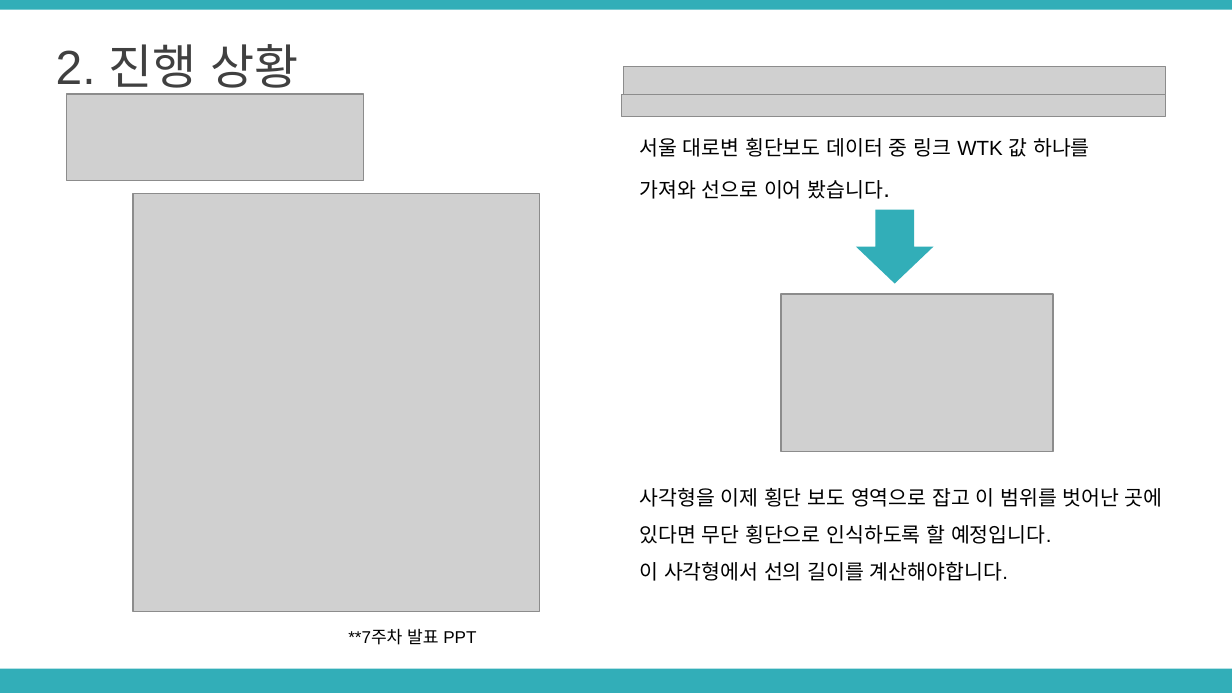
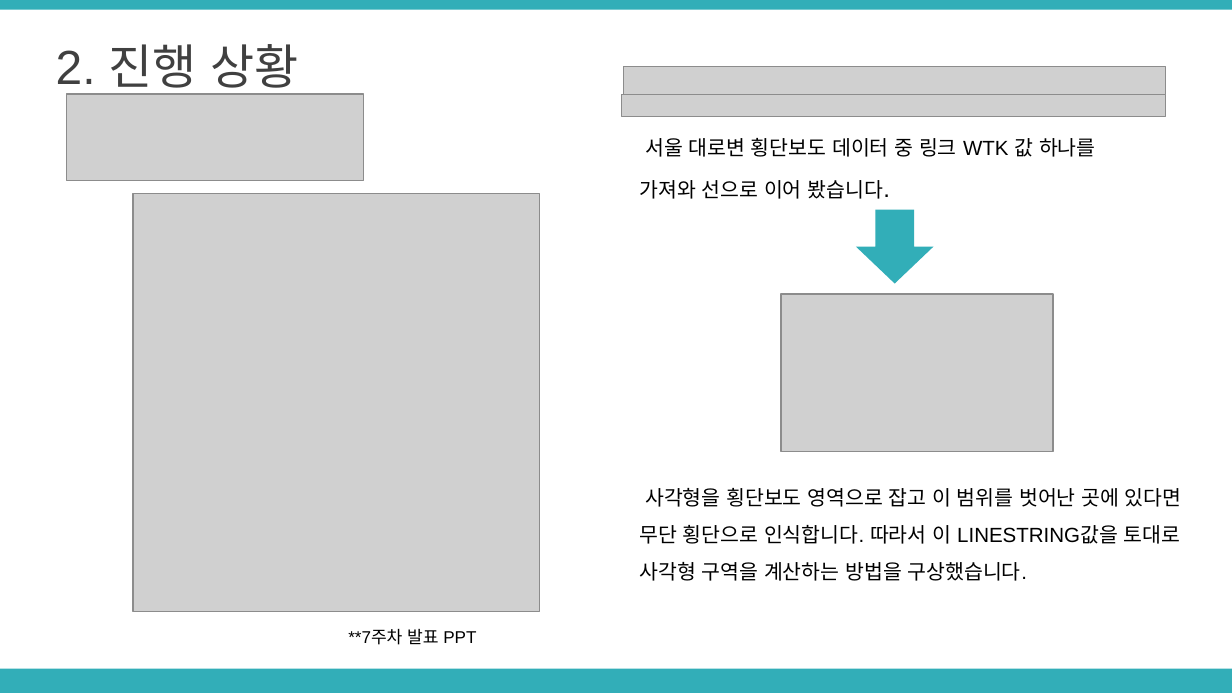
Before and after one commit to LimHyeji/Safety_Assistant, a slide deck: slide 8 of 8주차 중간발표 PPT(6조, 노란돌고래).pptx. Drawn at 1232x693 pixels with LibreOffice and Linux fonts; fonts in the diff are those of the drawing; grey boxes stand for pictures. Boxes give left, top, right and bottom in pixels: in the first picture for what was removed or moved away, otherwise in the second. Text is boxed around its words. In the diff, an @@ line names an element or a change of style, - is before the commit and + after.

```diff
--- a/8주차 중간발표 PPT(6조, 노란돌고래).pptx
+++ b/8주차 중간발표 PPT(6조, 노란돌고래).pptx
@@ text "서울 대로변 횡단보도 데이터 중 ..." rewrapped from (639,138,1090,199) to (639,138,1096,199) @@
@@ text at (639,488,1182,581): text changed @@
-사각형을 이제 횡단 보도 영역으로 잡고 이 범위를 벗어난 곳에 있다면 무단 횡단으로 인식하도록 할 예정입니다.
-이 사각형에서 선의 길이를 계산해야합니다.
+사각형을 횡단보도 영역으로 잡고 이 범위를 벗어난 곳에 있다면 무단 횡단으로 인식합니다. 따라서 이 LINESTRING값을 토대로 사각형 구역을 계산하는 방법을 구상했습니다.
```
Also in this commit, not shown: 9 other slides changed, 1 slide added.
